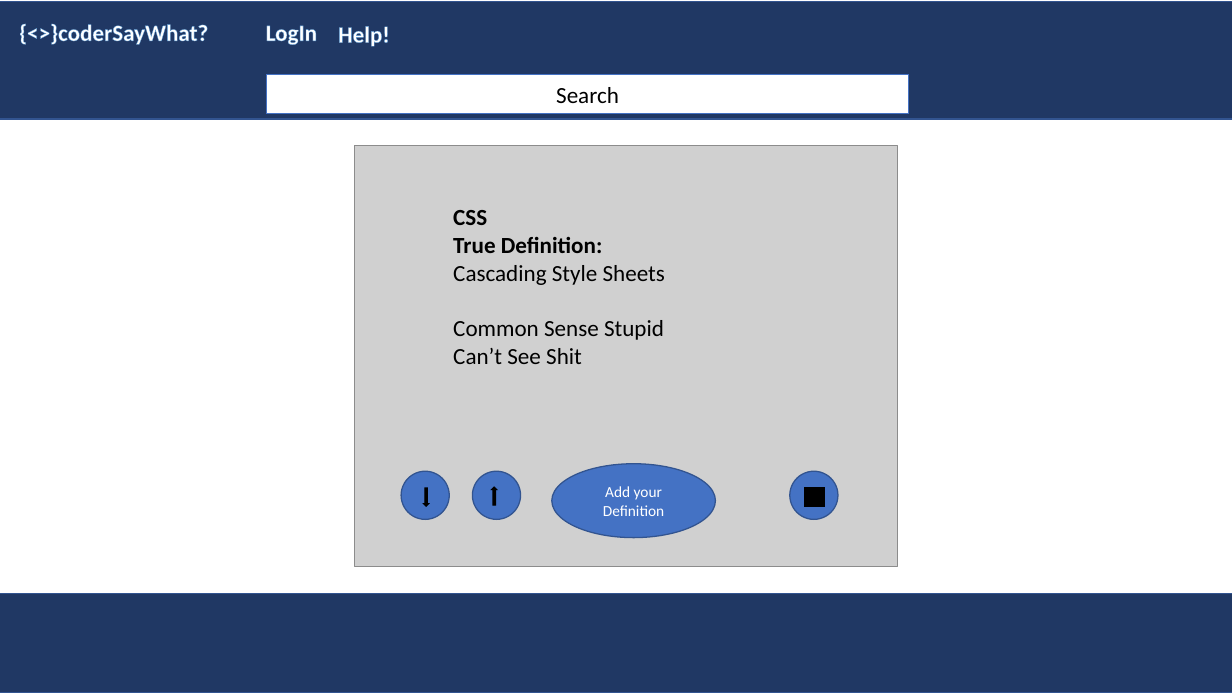
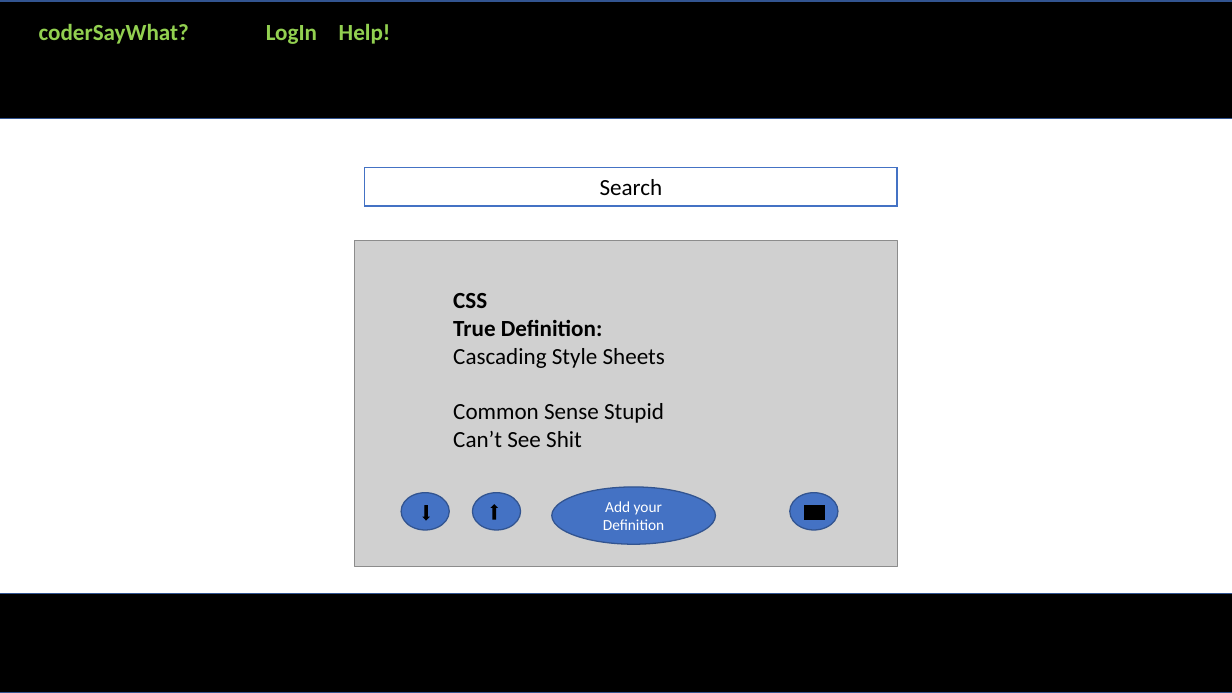
Before and after one commit to BeckyMWilson/Project3, a slide deck: slide 1 of WireFrame.pptx. Drawn at 1232x693 pixels with LibreOffice and Linux fonts; fonts in the diff are those of the drawing; grey boxes stand for pictures; background and template pictures are left out. Boxes give left, top, right and bottom in pixels: in the first picture for what was removed or moved away, otherwise in the second. Text is boxed around its words. In the diff, an @@ line names an element or a change of style, - is before the commit and + after.

```diff
--- a/WireFrame.pptx
+++ b/WireFrame.pptx
@@ rectangle at (x1=0, y1=1, x2=1232, y2=118): fill #203864 to #000000 @@
@@ text at (x1=39, y1=23, x2=189, y2=44): text changed; text colour #FFFFFF to #92D050 @@
-{<>}coderSayWhat?
+coderSayWhat?
@@ text "LogIn" at (x1=266, y1=25, x2=317, y2=44): text colour #FFFFFF to #92D050 @@
@@ text "Help!" at (x1=339, y1=23, x2=391, y2=44): text colour #FFFFFF to #92D050 @@
@@ rectangle "Search" resized from (x1=267, y1=75, x2=909, y2=114) to (x1=365, y1=167, x2=897, y2=206) @@
@@ picture resized from (x1=355, y1=145, x2=897, y2=567) to (x1=355, y1=240, x2=897, y2=567) @@
@@ text "CSS" moved from (x1=453, y1=210, x2=665, y2=364) to (x1=453, y1=293, x2=665, y2=447) @@
@@ ellipse resized from (x1=401, y1=471, x2=449, y2=519) to (x1=401, y1=493, x2=449, y2=530) @@
@@ down arrow resized from (x1=424, y1=488, x2=429, y2=506) to (x1=424, y1=506, x2=429, y2=519) @@
@@ ellipse resized from (x1=472, y1=471, x2=520, y2=519) to (x1=472, y1=493, x2=520, y2=530) @@
@@ down arrow resized from (x1=492, y1=487, x2=496, y2=505) to (x1=492, y1=506, x2=496, y2=519) @@
@@ ellipse "Add your Definition" resized from (x1=552, y1=464, x2=715, y2=538) to (x1=552, y1=487, x2=715, y2=544) @@
@@ ellipse resized from (x1=790, y1=471, x2=838, y2=519) to (x1=790, y1=493, x2=838, y2=530) @@
@@ rectangle resized from (x1=805, y1=488, x2=825, y2=506) to (x1=805, y1=506, x2=825, y2=519) @@
@@ rectangle at (x1=0, y1=594, x2=1232, y2=693): fill #203864 to #000000 @@
```
Also in this commit, not shown: 1 slide added, 2 slides removed, 2 other files.
